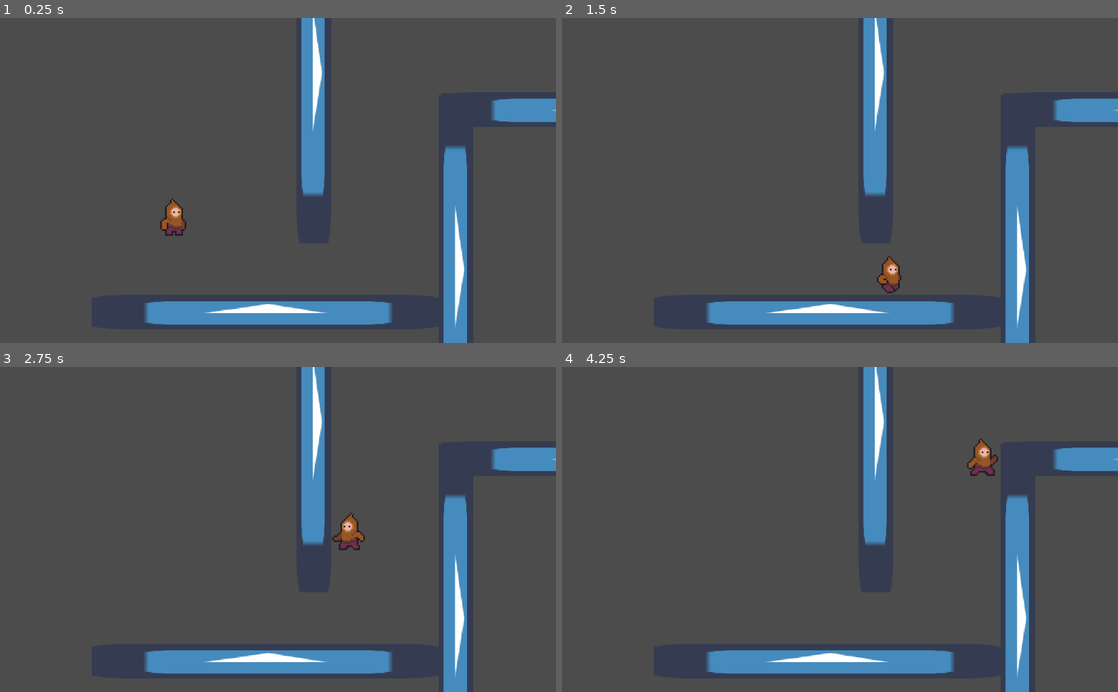
Above: before the commit, frames 1-4 (two rows, left to right).
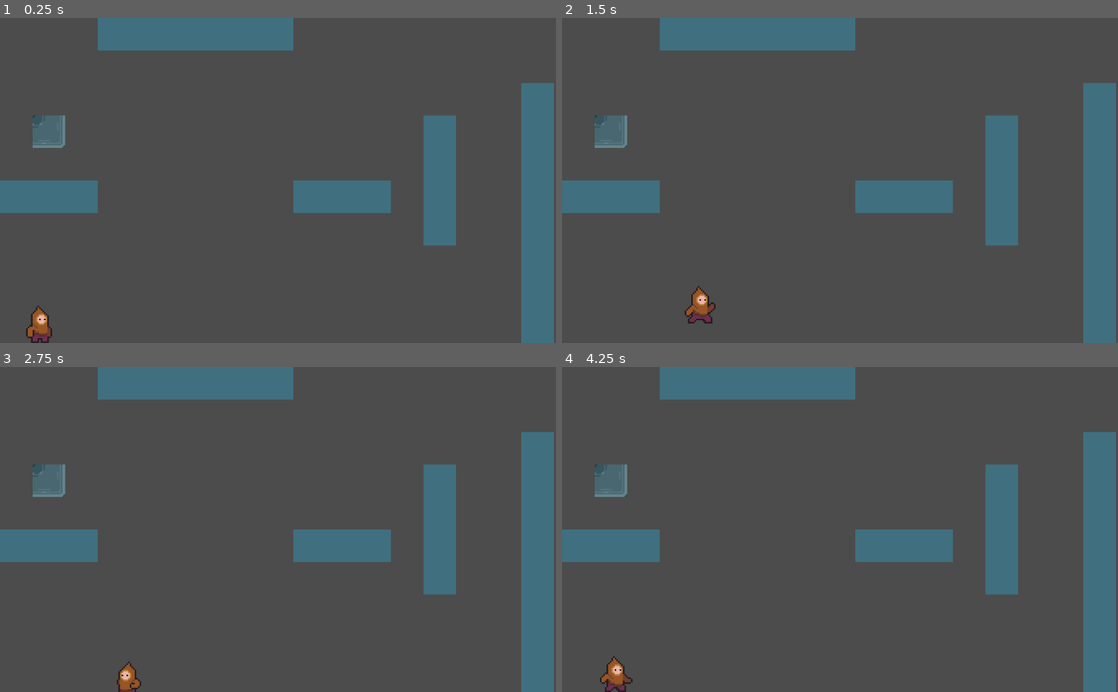
Above: after the commit, the same moments.

Repository: PaulStamas/Manlet
Game: Godot game, scene res://Scenes/Main.tscn
Two runs of this game, one before a commit and one after it. Both use one fixed random seed, a clock stepped at 60 frames per second and the inputs below. The engine's default icon, where the game draws it, is replaced by a stand-in: a white triangle on a blue panel in a dark square.
Inputs:
- Up to frame 1 (0.25 s): no input
- Up to frame 2 (1.5 s): hold Up (ui_up) 0.53-1.28 s; hold Right (ui_right) from 0.53 s (still down); tap Up (ui_up) at 1.35 s
- Up to frame 3 (2.75 s): tap Up (ui_up) at 1.52, 1.82 s; release Right (ui_right) at 2.03 s; hold Left (ui_left) from 2.03 s (still down); hold Up (ui_up) from 2.03 s (still down)
- Up to frame 4 (4.25 s): release Left (ui_left) at 2.78 s; release Up (ui_up) at 2.78 s; hold Right (ui_right) from 2.78 s (still down); tap Up (ui_up) at 2.85, 3.02, 3.32 s; hold Up (ui_up) from 3.53 s (still down); tap R (ui_restart, bound only after the commit) at 4.15 s

The runs differ from the first frame. In frame 1, 23% of the frame differs, in the area x 0-100%, y 0-100%; in frame 2, 23%; in frame 3, 23%; in frame 4, 23%.

Commit message:
Improved rope swing and started tileing

Diff:
--- a/Manlet v0.0.1/Scenes/Main.tscn
+++ b/Manlet v0.0.1/Scenes/Main.tscn
@@ -1,59 +1,65 @@
-[gd_scene load_steps=5 format=2]
+[gd_scene load_steps=6 format=2]
 
 [ext_resource path="res://Scenes/Player.tscn" type="PackedScene" id=1]
-[ext_resource path="res://icon.png" type="Texture" id=2]
-[ext_resource path="res://Scenes/TestWall.tscn" type="PackedScene" id=3]
 [ext_resource path="res://Scenes/Main.gd" type="Script" id=4]
+[ext_resource path="res://Art/CavernyCavesTilesset24x24.png" type="Texture" id=5]
+
+[sub_resource type="ConvexPolygonShape2D" id=4]
+points = PoolVector2Array( 0, 0, 240, 0, 240, 240, 0, 240 )
+
+[sub_resource type="TileSet" id=3]
+0/name = "CavernyCavesTilesset24x24.png 0"
+0/texture = ExtResource( 5 )
+0/tex_offset = Vector2( 0, 0 )
+0/modulate = Color( 1, 1, 1, 1 )
+0/region = Rect2( 0, 0, 240, 240 )
+0/tile_mode = 2
+0/autotile/icon_coordinate = Vector2( 1, 1 )
+0/autotile/tile_size = Vector2( 240, 240 )
+0/autotile/spacing = 0
+0/autotile/occluder_map = [  ]
+0/autotile/navpoly_map = [  ]
+0/autotile/priority_map = [  ]
+0/autotile/z_index_map = [  ]
+0/occluder_offset = Vector2( 0, 0 )
+0/navigation_offset = Vector2( 0, 0 )
+0/shape_offset = Vector2( 0, 0 )
+0/shape_transform = Transform2D( 1, 0, 0, 1, 0, 0 )
+0/shape_one_way = false
+0/shape_one_way_margin = 0.0
+0/shapes = [  ]
+0/z_index = 0
+1/name = "CavernyCavesTilesset24x24.png 1"
+1/texture = ExtResource( 5 )
+1/tex_offset = Vector2( 0, 0 )
+1/modulate = Color( 1, 1, 1, 1 )
+1/region = Rect2( 1680, 1440, 240, 240 )
+1/tile_mode = 0
+1/occluder_offset = Vector2( 0, 0 )
+1/navigation_offset = Vector2( 0, 0 )
+1/shape_offset = Vector2( 0, 0 )
+1/shape_transform = Transform2D( 1, 0, 0, 1, 0, 0 )
+1/shape = SubResource( 4 )
+1/shape_one_way = false
+1/shape_one_way_margin = 1.0
+1/shapes = [ {
+"autotile_coord": Vector2( 0, 0 ),
+"one_way": false,
+"one_way_margin": 1.0,
+"shape": SubResource( 4 ),
+"shape_transform": Transform2D( 1, 0, 0, 1, 0, 0 )
+} ]
+1/z_index = 0
 
 [node name="Node2D" type="Node2D"]
 script = ExtResource( 4 )
 
 [node name="Player" parent="." instance=ExtResource( 1 )]
-position = Vector2( 319, 309 )
+position = Vector2( 72.0182, 544.245 )
 
-[node name="Wall Container" type="Node2D" parent="."]
-
-[node name="TestWall1" parent="Wall Container" instance=ExtResource( 3 )]
-
-[node name="StaticBody2D2" type="StaticBody2D" parent="Wall Container"]
-position = Vector2( 840.032, 459.432 )
-rotation = 1.5708
-__meta__ = {
-"_edit_group_": true
-}
-
-[node name="Sprite" type="Sprite" parent="Wall Container/StaticBody2D2"]
-scale = Vector2( 10, 1 )
-texture = ExtResource( 2 )
-
-[node name="CollisionPolygon2D" type="CollisionPolygon2D" parent="Wall Container/StaticBody2D2"]
-scale = Vector2( 10, 1 )
-polygon = PoolVector2Array( 32, 32, -32, 32, -32, -32, 32, -32 )
-
-[node name="StaticBody2D" type="StaticBody2D" parent="Wall Container"]
-position = Vector2( 489.032, 542.828 )
-__meta__ = {
-"_edit_group_": true
-}
-
-[node name="Sprite" type="Sprite" parent="Wall Container/StaticBody2D"]
-scale = Vector2( 10, 1 )
-texture = ExtResource( 2 )
-
-[node name="CollisionPolygon2D" type="CollisionPolygon2D" parent="Wall Container/StaticBody2D"]
-scale = Vector2( 10, 1 )
-polygon = PoolVector2Array( 32, 32, -32, 32, -32, -32, 32, -32 )
-
-[node name="StaticBody2D4" type="StaticBody2D" parent="Wall Container"]
-position = Vector2( 1128.03, 168.828 )
-__meta__ = {
-"_edit_group_": true
-}
-
-[node name="Sprite" type="Sprite" parent="Wall Container/StaticBody2D4"]
-scale = Vector2( 10, 1 )
-texture = ExtResource( 2 )
-
-[node name="CollisionPolygon2D" type="CollisionPolygon2D" parent="Wall Container/StaticBody2D4"]
-scale = Vector2( 10, 1 )
-polygon = PoolVector2Array( 32, 32, -32, 32, -32, -32, 32, -32 )
+[node name="TileMap" type="TileMap" parent="."]
+scale = Vector2( 0.25, 0.25 )
+tile_set = SubResource( 3 )
+cell_size = Vector2( 240, 240 )
+format = 1
+tile_data = PoolIntArray( 3, 1610612737, 0, 4, 1610612737, 0, 5, 1610612737, 0, 6, 1610612737, 0, 7, 1610612737, 0, 8, 1610612737, 0, 131088, 1610612737, 0, 196609, 1610612736, 0, 196621, 1610612737, 0, 196624, 1610612737, 0, 262157, 1610612737, 0, 262160, 1610612737, 0, 327680, 1610612737, 0, 327681, 1610612737, 0, 327682, 1610612737, 0, 327689, 1610612737, 0, 327690, 1610612737, 0, 327691, 1610612737, 0, 327693, 1610612737, 0, 327696, 1610612737, 0, 393229, 1610612737, 0, 393232, 1610612737, 0, 458768, 1610612737, 0, 524304, 1610612737, 0, 589840, 1610612737, 0, 655360, 1610612737, 0, 655361, 1610612737, 0, 655362, 1610612737, 0, 655365, 1610612737, 0, 655366, 1610612737, 0, 655367, 1610612737, 0, 655368, 1610612737, 0, 655373, 1610612737, 0, 655374, 1610612737, 0, 655375, 1610612737, 0, 655376, 1610612737, 0 )
--- a/Manlet v0.0.1/Scenes/Player.tscn
+++ b/Manlet v0.0.1/Scenes/Player.tscn
@@ -19,21 +19,23 @@
 
 [sub_resource type="SpriteFrames" id=1]
 animations = [ {
+"frames": [ ExtResource( 2 ), ExtResource( 3 ), ExtResource( 4 ), ExtResource( 5 ), ExtResource( 6 ), ExtResource( 7 ) ],
+"loop": true,
+"name": "Running",
+"speed": 18.0
+}, {
 "frames": [ ExtResource( 14 ), ExtResource( 16 ), ExtResource( 15 ), ExtResource( 12 ), ExtResource( 13 ), ExtResource( 9 ), ExtResource( 10 ), ExtResource( 11 ) ],
 "loop": true,
 "name": "Idle Tired",
 "speed": 10.0
-}, {
-"frames": [ ExtResource( 2 ), ExtResource( 3 ), ExtResource( 4 ), ExtResource( 5 ), ExtResource( 6 ), ExtResource( 7 ) ],
-"loop": true,
-"name": "Running",
-"speed": 18.0
 } ]
 
 [node name="Player" type="KinematicBody2D"]
+z_index = 1
 script = ExtResource( 1 )
 
 [node name="CollisionPolygon2D" type="CollisionPolygon2D" parent="."]
+scale = Vector2( 0.75, 1 )
 polygon = PoolVector2Array( 32, 32, -32, 32, -32, -32, 32, -32 )
 
 [node name="AnimatedSprite" type="AnimatedSprite" parent="."]
@@ -41,6 +43,5 @@
 scale = Vector2( 0.3, 0.3 )
 frames = SubResource( 1 )
 animation = "Running"
-frame = 3
 playing = true
 script = ExtResource( 8 )
--- a/Manlet v0.0.1/Scenes/SwingTest.tscn
+++ b/Manlet v0.0.1/Scenes/SwingTest.tscn
@@ -10,7 +10,7 @@
 [node name="WallContainer" type="Node2D" parent="."]
 
 [node name="StaticBody2D3" parent="WallContainer" instance=ExtResource( 2 )]
-position = Vector2( 218.124, 274.636 )
+position = Vector2( 199.124, 251.636 )
 scale = Vector2( 0.5, 1 )
 
 [node name="StaticBody2D4" parent="WallContainer" instance=ExtResource( 2 )]
--- a/Manlet v0.0.1/Scripts/Player.gd
+++ b/Manlet v0.0.1/Scripts/Player.gd
@@ -18,7 +18,6 @@
 
 onready var player_sprite = $AnimatedSprite
 
-#player variables
 var wall_jump_dir = null
 var last_wall_jump_dir = null
 var wall_touch_delta = 0;
@@ -33,9 +32,10 @@
 var input_right
 var input_down
 var input_shoot
+var input_restart
 
 #Hook shot variables
-const MAX_ROPE_LENGTH = 250
+const MAX_ROPE_LENGTH = 350
 const MIN_ROPE_LENGTH = 75
 const ROPE_STRETCH = 5
 const FIRE_SPEED = 1000
@@ -47,6 +47,9 @@
 var rope_length
 onready var hook_shot = load("res://Scenes/HookShot.tscn")
 var rope_point_accel
+var hook_fire = true
+
+var change_state
 
 func _ready():
 	$"/root/Global".register_player(self)
@@ -54,14 +57,15 @@
 func _physics_process(delta):
 	get_inputs()
 	move(delta)
-	rope_swing()
+	hook_shot()
 	if state == "Swing":
 		velocity = Vector2(0,0)
 	move_and_slide(velocity, Vector2.UP)
 	animate()
+	print_change_state()
 
 func get_inputs():
-	input_up = Input.is_action_pressed("ui_up")
+	input_up = Input.is_action_just_pressed("ui_up")
 	input_wall_jump = Input.is_action_just_pressed("ui_up")
 	input_left = Input.is_action_pressed("ui_left")
 	input_right = Input.is_action_pressed("ui_right")
@@ -69,6 +73,11 @@
 
 	input_shoot = Input.is_action_just_pressed("ui_shoot")
 
+	input_restart = Input.is_action_just_pressed("ui_restart")
+
+	if input_restart:
+		position = Vector2(73, 567)
+
 func move(delta):
 
 	velocity.x *= GROUND_FRICTION
@@ -77,20 +86,16 @@
 	on_wall()
 
 	if is_on_floor():
+		rope_init = true
 		velocity.y = 0
 		last_wall_jump_dir = "none";
 		if input_up:
 			velocity.y = -PLAYER_JUMP_VEL
-		if state == "Swing":
-			rope_angle_velocity = 0
+		hook_fire = true
 
 	velocity.y += GRAVITY;
 	if input_down:
 		velocity.y += FORCE_FALL
-
-	if state == "swing":
-		velocity.x = 0
-		velocity.y = 0
 
 	if is_on_ceiling():
 		if input_up:
@@ -104,17 +109,27 @@
 		velocity.x -= PLAYER_SPEED
 		player_sprite.flip_h = true
 		player_dir = "left"
-		state = "Running"
 	elif input_right and !input_left:
 		velocity.x += PLAYER_SPEED
 		player_sprite.flip_h = false
 		player_dir = "right"
-		state = "Running"
 	else:
 		if abs(velocity.x) < PLAYER_MAX_STOP_SPEED:
 			velocity.x = 0
 		state = "Idle"
 
+	if !is_on_floor():
+		if hook_shot.get_class() == "Area2D":
+#			print(hook_shot.attached)
+			if hook_shot.attached and velocity.y >= 0:
+				state = "Swing"
+				hook_fire = false
+
+	if input_left or input_right:
+		if state != "Swing":
+			state = "Running"
+
+
 	if velocity.x > PLAYER_MAX_SPEED:
 		velocity.x = PLAYER_MAX_SPEED
 	elif velocity.x < -PLAYER_MAX_SPEED:
@@ -122,10 +137,6 @@
 
 	# DELETE THIS LATER
 
-	if position.y > 10000:
-		position.x = 500
-		position.y = 300
-		velocity.y = 0
 
 func on_wall():
 	if is_on_wall():
@@ -143,7 +154,7 @@
 				wall_touch_delta = 0
 				wall_jump_dir = "right"
 				if state == "Swing":
-					rope_angle_velocity = 0
+					rope_angle_velocity *= .5
 				elif input_left && velocity.y > 0:
 					velocity.y *= WALL_FRICTION
 
@@ -167,60 +178,66 @@
 				velocity.y = -PLAYER_JUMP_VEL
 			last_wall_jump_dir = "right"
 
-func rope_swing():
+func hook_shot():
 	if input_shoot and state != "swing":
-		if hook_shot.get_class() == "PackedScene":
-			hook_shot = hook_shot.instance()
-			get_parent().add_child(hook_shot)
-		hook_shot.init(FIRE_SPEED, player_dir, position, "Show")
+		if hook_fire:
+			if hook_shot.get_class() == "PackedScene":
+				hook_shot = hook_shot.instance()
+				get_parent().add_child(hook_shot)
+			hook_shot.init(FIRE_SPEED, player_dir, position, "Show")
+
 	if hook_shot.get_class() == "Area2D":
 		if sqrt(pow(hook_shot.position.x - position.x, 2) + pow(hook_shot.position.y - position.y, 2)) > MAX_ROPE_LENGTH:
 			hook_shot.init(0, "none", position, "Hide")
+			state = "Running"
 		if hook_shot.attached:
-
-			if !is_on_floor():
-				if rope_init:
-					grapple_point = hook_shot.position
-					rope_point = position
-					rope_angle_velocity = 0
-					rope_length = sqrt(pow(grapple_point.x - position.x, 2) + pow(grapple_point.y - position.y, 2))
-					print(rope_length)
-					rope_init = false
-
-				if rope_length < MIN_ROPE_LENGTH:
-					rope_length += ROPE_STRETCH
-
-				rope_angle = find_angle(hook_shot.position, position)
-				var rope_angle_accel = 0.2 * cos(deg2rad(rope_angle))
-
-				rope_angle_velocity += rope_angle_accel
-				rope_angle += rope_angle_velocity
-
-				rope_angle_velocity *= MIDAIR_FRICTION
-
-				rope_point.x = grapple_point.x + (rope_length * cos(deg2rad(rope_angle)))
-				rope_point.y = grapple_point.y + (rope_length * sin(deg2rad(rope_angle)))
-
-				if input_left:
-					rope_point.x -= 5
-
-				if input_right:
-					rope_point.x += 5
-
-				state = "Swing"
-				rope_point_accel = Vector2(rope_point.x - position.x, rope_point.y - position.y)
-				position += rope_point_accel
-
-				if input_up:
-					state = "Running"
-					hook_shot.init(0, "none", position, "Hide")
-					velocity.y = -PLAYER_JUMP_VEL * 0.75
-					if player_dir == "right":
-						velocity.x = abs(rope_angle_velocity) * 2
-					elif player_dir == "left":
-						velocity.x = -abs(rope_angle_velocity) * 2
+			if state == "Swing":
+				swing()
 		else:
 			rope_init = true
+
+func swing():
+	if rope_init:
+		grapple_point = hook_shot.position
+		rope_point = position
+		rope_angle_velocity = -velocity.x / 150
+		rope_length = sqrt(pow(grapple_point.x - position.x, 2) + pow(grapple_point.y - position.y, 2))
+		rope_init = false
+
+	if rope_length < MIN_ROPE_LENGTH:
+		rope_length += ROPE_STRETCH
+
+
+	if input_left:
+		position.x -= 5
+
+	if input_right:
+		position.x += 5
+
+	rope_angle = find_angle(hook_shot.position, position)
+	var rope_angle_accel = 0.2 * cos(deg2rad(rope_angle))
+
+	rope_angle_velocity += rope_angle_accel
+	rope_angle += rope_angle_velocity
+
+	rope_angle_velocity *= MIDAIR_FRICTION
+
+	rope_point.x = grapple_point.x + (rope_length * cos(deg2rad(rope_angle)))
+	rope_point.y = grapple_point.y + (rope_length * sin(deg2rad(rope_angle)))
+
+	rope_point_accel = Vector2(rope_point.x - position.x, rope_point.y - position.y)
+	position += rope_point_accel
+
+	if input_up and state == "Swing":
+		state = "Running"
+		hook_shot.init(0, "none", position, "Hide")
+		hook_shot.attached = false
+		if player_dir == "right":
+			velocity.x = abs(rope_point_accel.x) * 90
+		elif player_dir == "left":
+			velocity.x = -abs(rope_point_accel.x) * 90
+		velocity.y = -abs(rope_point_accel.y) * 75
+		print(velocity)
 
 func animate():
 	if state == "Idle":
@@ -232,7 +249,7 @@
 		player_sprite.play("Running")
 		player_sprite.speed_scale = abs(velocity.x)/400
 		#delete when white space is fixed
-		player_sprite.position = Vector2(0,-21)
+		player_sprite.position = Vector2(0,-22)
 
 	elif state == "Swing":
 		player_sprite.play("Running")
@@ -251,3 +268,11 @@
 	while angle > 360:
 		angle -= 360
 	return(angle)
+
+func print_change_state():
+	if state != change_state:
+		print(state)
+		change_state = state
+#	if hook_shot.get_class() == "Area2D":
+#		if hook_shot.attached:
+#			print(hook_shot.attached)
--- a/Manlet v0.0.1/project.godot
+++ b/Manlet v0.0.1/project.godot
@@ -37,6 +37,11 @@
 "events": [ Object(InputEventKey,"resource_local_to_scene":false,"resource_name":"","device":0,"alt":false,"shift":false,"control":false,"meta":false,"command":false,"pressed":false,"scancode":67,"unicode":0,"echo":false,"script":null)
  ]
 }
+ui_restart={
+"deadzone": 0.5,
+"events": [ Object(InputEventKey,"resource_local_to_scene":false,"resource_name":"","device":0,"alt":false,"shift":false,"control":false,"meta":false,"command":false,"pressed":false,"scancode":82,"unicode":0,"echo":false,"script":null)
+ ]
+}
 
 [rendering]
 
Binary file added: Manlet v0.0.1/Art/CavernyCavesTilesset24x24.png
Not shown, added: Manlet v0.0.1/Art/CavernyCavesTilesset24x24.png.import
